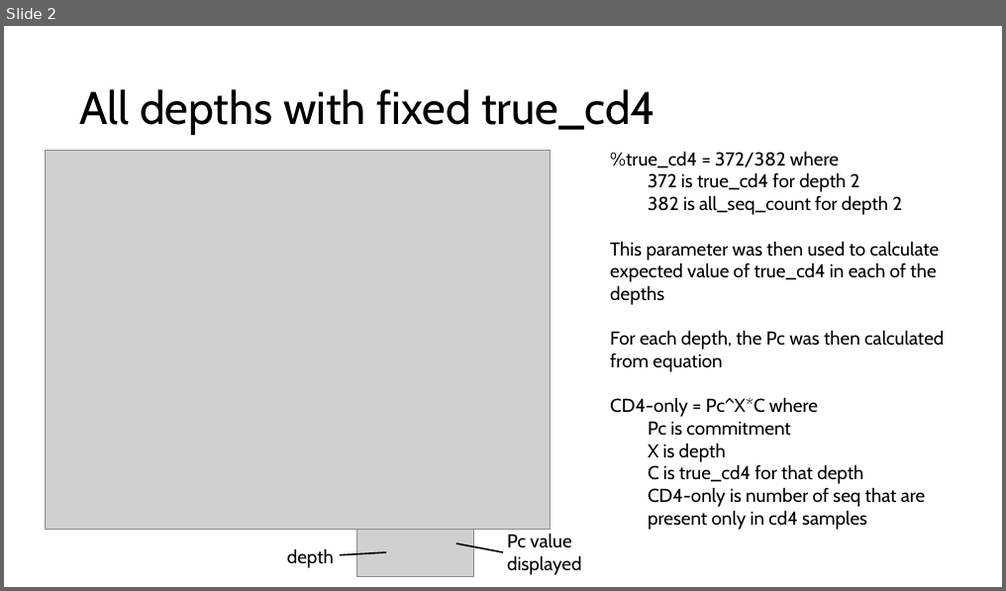
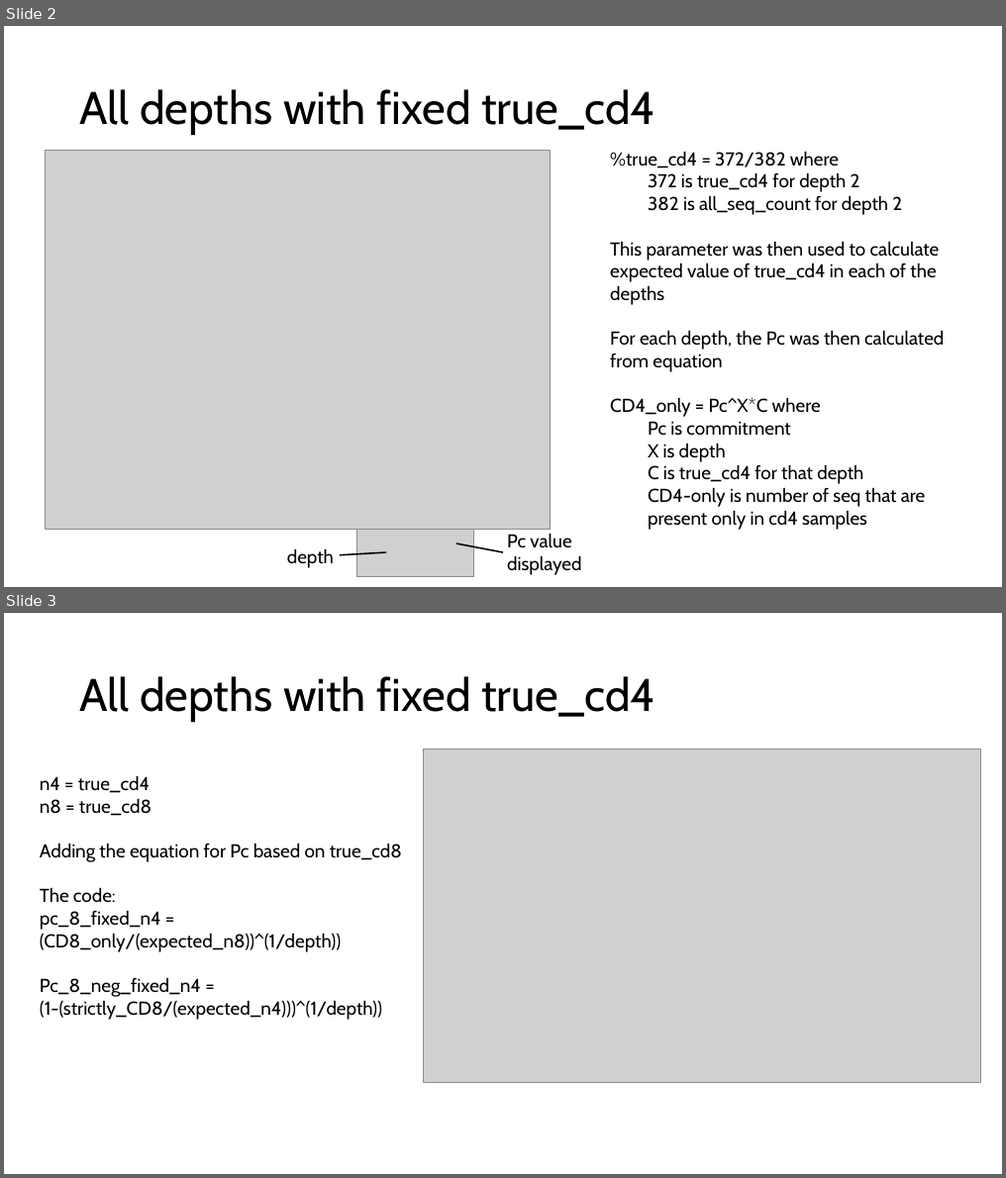
Before and after one commit to belacharv/Boehm_TCR_editing, a slide deck: prezentace/251002_cell_fate_boehm_layers_pc_est_n4_fixed.pptx. Shown one above the other, each under a label of ours: slide 2 before the commit, slides 2 and 3 after it. The pictures are 1006x591 and 1006x1178 pixels, drawn with LibreOffice and Linux fonts; fonts in the diff are those of the drawing; grey boxes stand for pictures. Boxes give left, top, right and bottom in pixels: in the first picture for what was removed or moved away, otherwise in the second. Text is boxed around its words. In the diff, an @@ line names an element or a change of style, - is before the commit and + after.

```diff
--- a/prezentace/251002_cell_fate_boehm_layers_pc_est_n4_fixed.pptx
+++ b/prezentace/251002_cell_fate_boehm_layers_pc_est_n4_fixed.pptx
@@ slide 3 added at [4, 613, 1002, 1174], background #FFFFFF @@
@@ title added at [80, 676, 656, 722], 44 pt, text #000000 @@
+All depths with fixed true_cd4
@@ picture added at [423, 750, 981, 1082] @@
@@ text added at [40, 775, 402, 1020], 18 pt, text #000000 @@
+n4 = true_cd4
+n8 = true_cd8
+Adding the equation for Pc based on true_cd8
+The code:
+pc_8_fixed_n4 = (CD8_only/(expected_n8))^(1/depth))
+Pc_8_neg_fixed_n4 = (1-(strictly_CD8/(expected_n4)))^(1/depth))
@@ slide 2 changed as well @@
@@ text at [610, 397, 821, 417]: text changed @@
-CD4-only = Pc^X*C where
+CD4_only = Pc^X*C where
```
Also in this commit, not shown: 5 other slides changed, 3 other slides added, 5 other files.
